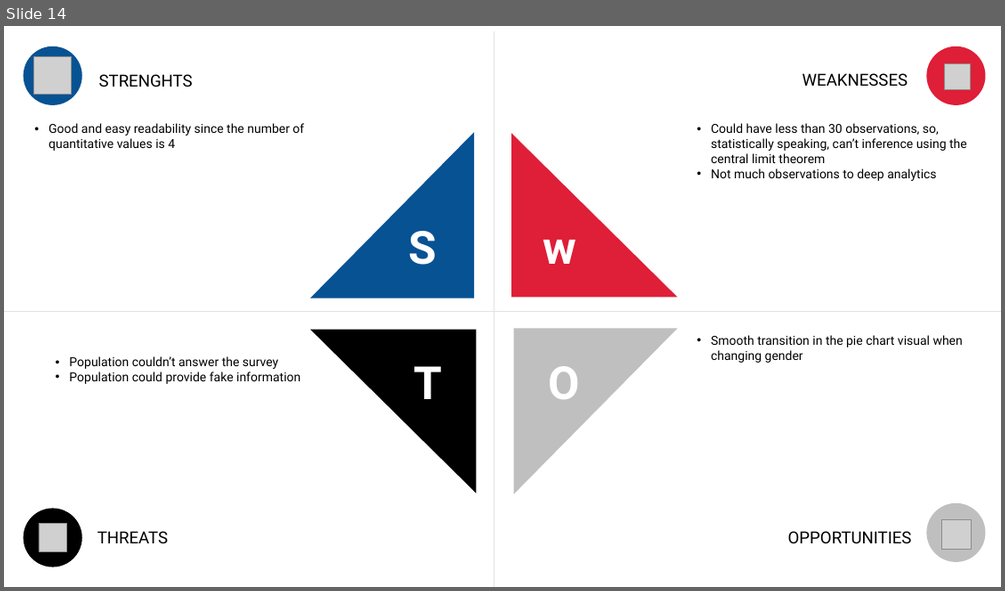
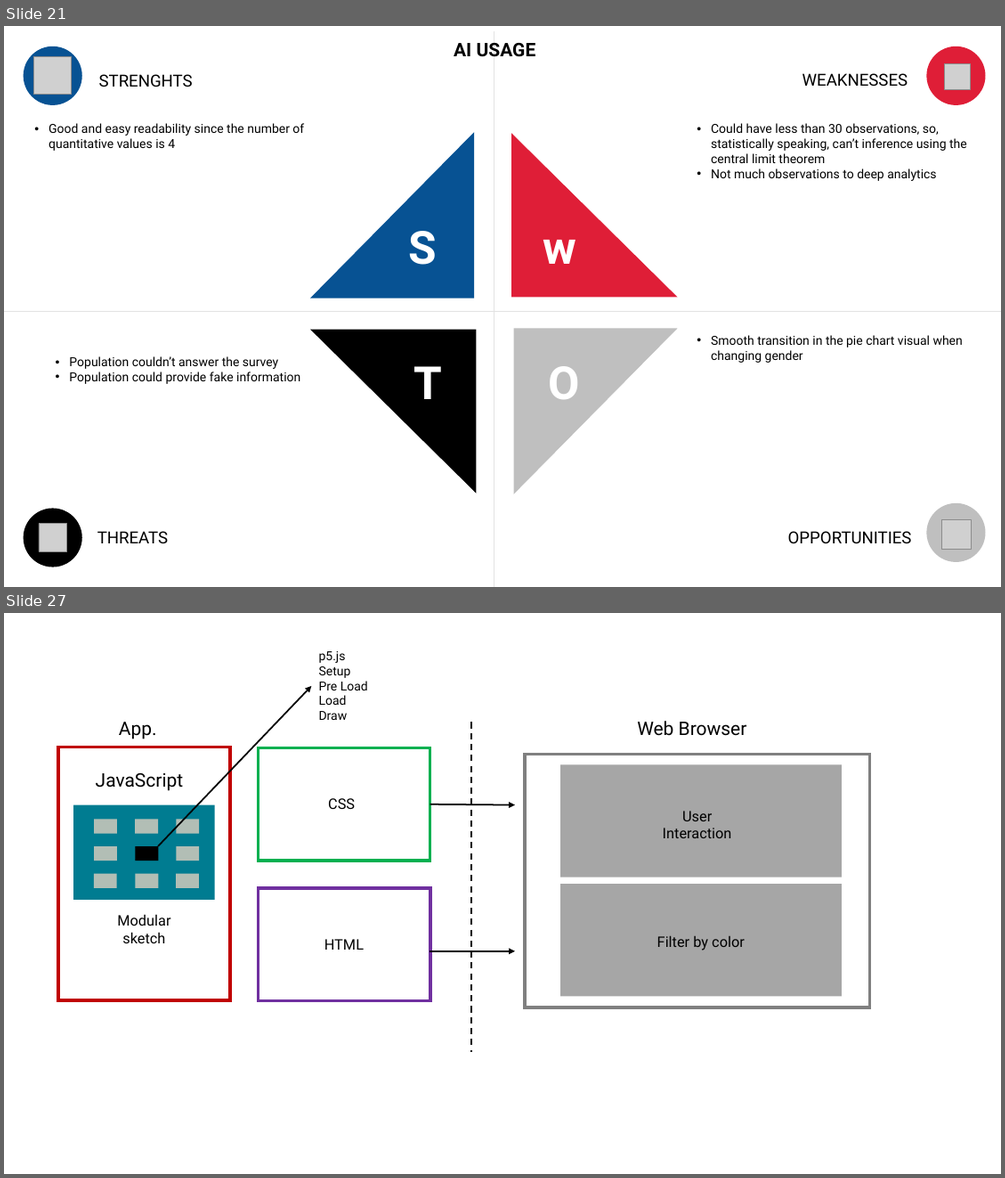
Before and after one commit to bbucalonserra/data-visualization-tool-js, a slide deck: layout-draft.pptx. Shown one above the other, each under a label of ours: slide 14 before the commit, slides 21 and 27 after it; the slides between them are not shown. The pictures are 1005x591 and 1005x1178 pixels, drawn with LibreOffice and Linux fonts; fonts in the diff are those of the drawing; grey boxes stand for pictures. Boxes give left, top, right and bottom in pixels: in the first picture for what was removed or moved away, otherwise in the second. Text is boxed around its words. In the diff, an @@ line names an element or a change of style, - is before the commit and + after.

```diff
--- a/layout-draft.pptx
+++ b/layout-draft.pptx
@@ slide 27 added at [4,613,1001,1174], background #FFFFFF @@
@@ group added at [57,651,869,1051]: 16 rectangles, 9 texts, 3 arrows, 1 line @@
+App.
+JavaScript
+Modular sketch
+CSS
+HTML
+Web Browser
+p5.js
+Setup
+Pre Load
+Load
+Draw
+Filter by color
+User Interaction
@@ what was slide 14 is now slide 21 @@
@@ slide 21 changed as well @@
@@ text added at [453,42,536,57], 18 pt, text #000000, bold @@
+AI USAGE
```
Also in this commit, not shown: 9 other slides changed, 15 other slides added, 10 slides removed, 4 other files.
